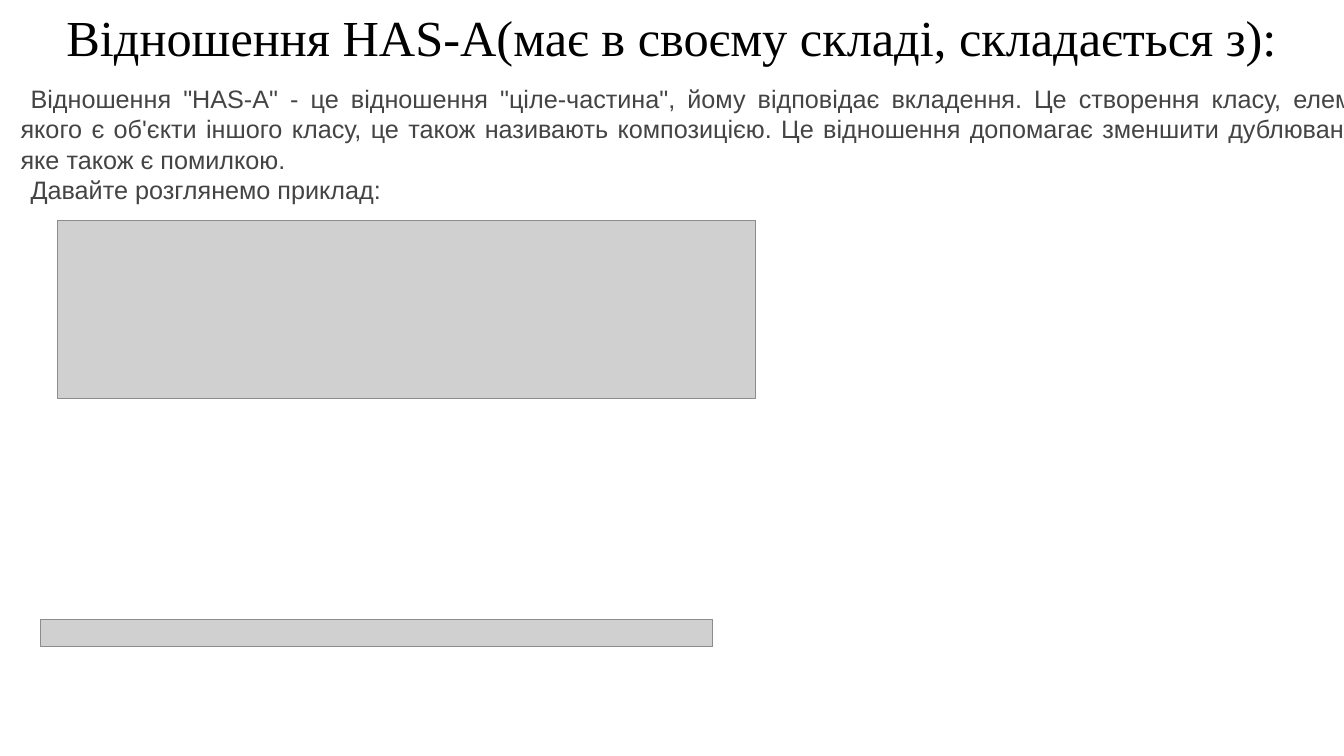
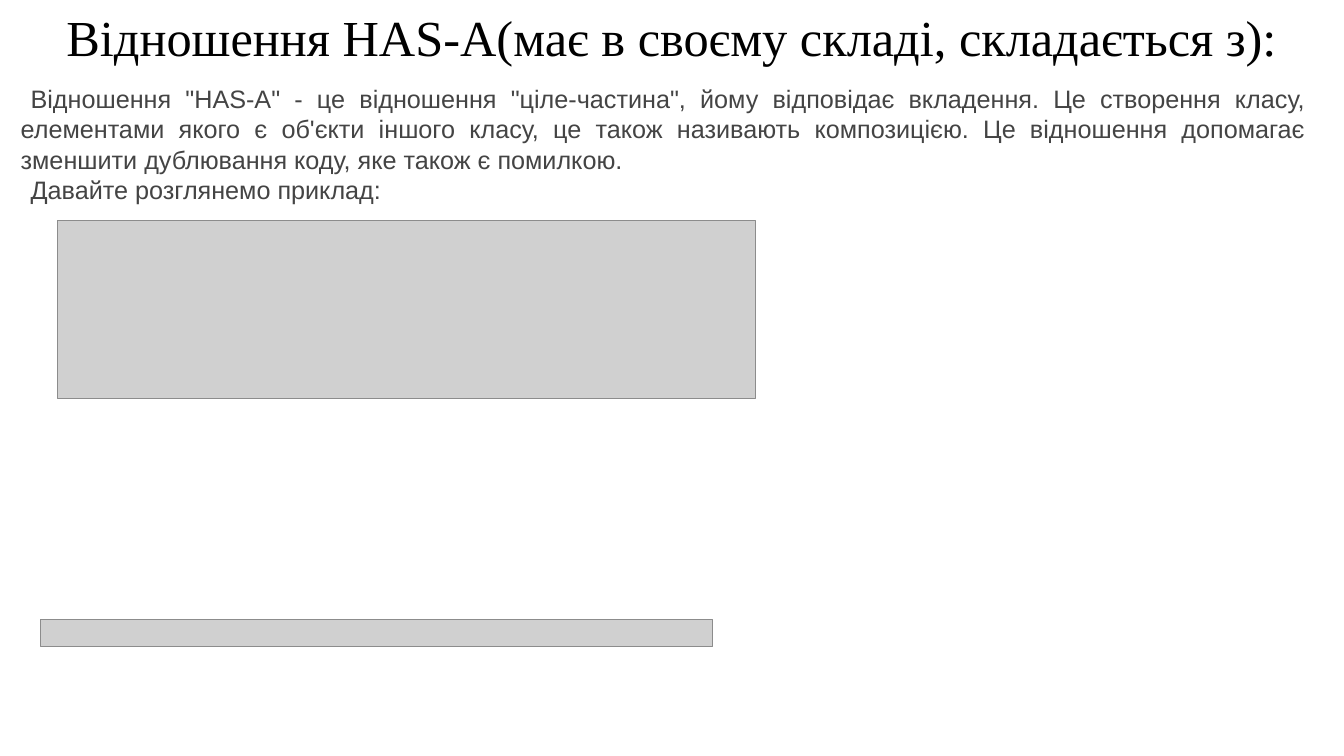
Before and after one commit to arg3ntuum/JavaCourse, a slide deck: slide 15 of Java Урок 14 ООП. Наслідування і абстракні класи.pptx. Drawn at 1344x756 pixels with LibreOffice and Linux fonts; fonts in the diff are those of the drawing; grey boxes stand for pictures. Boxes give left, top, right and bottom in pixels: in the first picture for what was removed or moved away, otherwise in the second. Text is boxed around its words. In the diff, an @@ line names an element or a change of style, - is before the commit and + after.

```diff
--- a/Java Урок 14 ООП. Наслідування і абстракні класи.pptx
+++ b/Java Урок 14 ООП. Наслідування і абстракні класи.pptx
@@ text "Відношення "HAS-A" - це відношення ..." rewrapped from (21,89,1282,205) to (21,89,1305,205) @@
```
Also in this commit, not shown: 13 other files.
